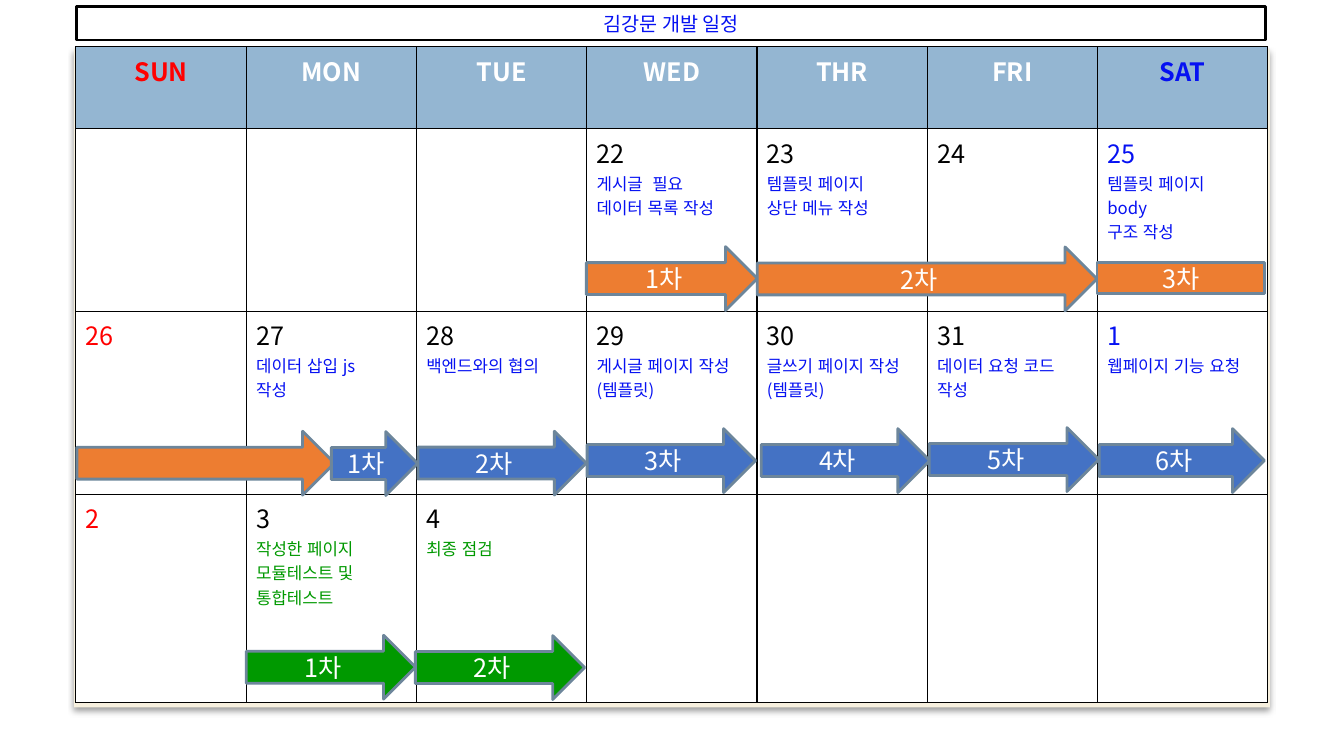
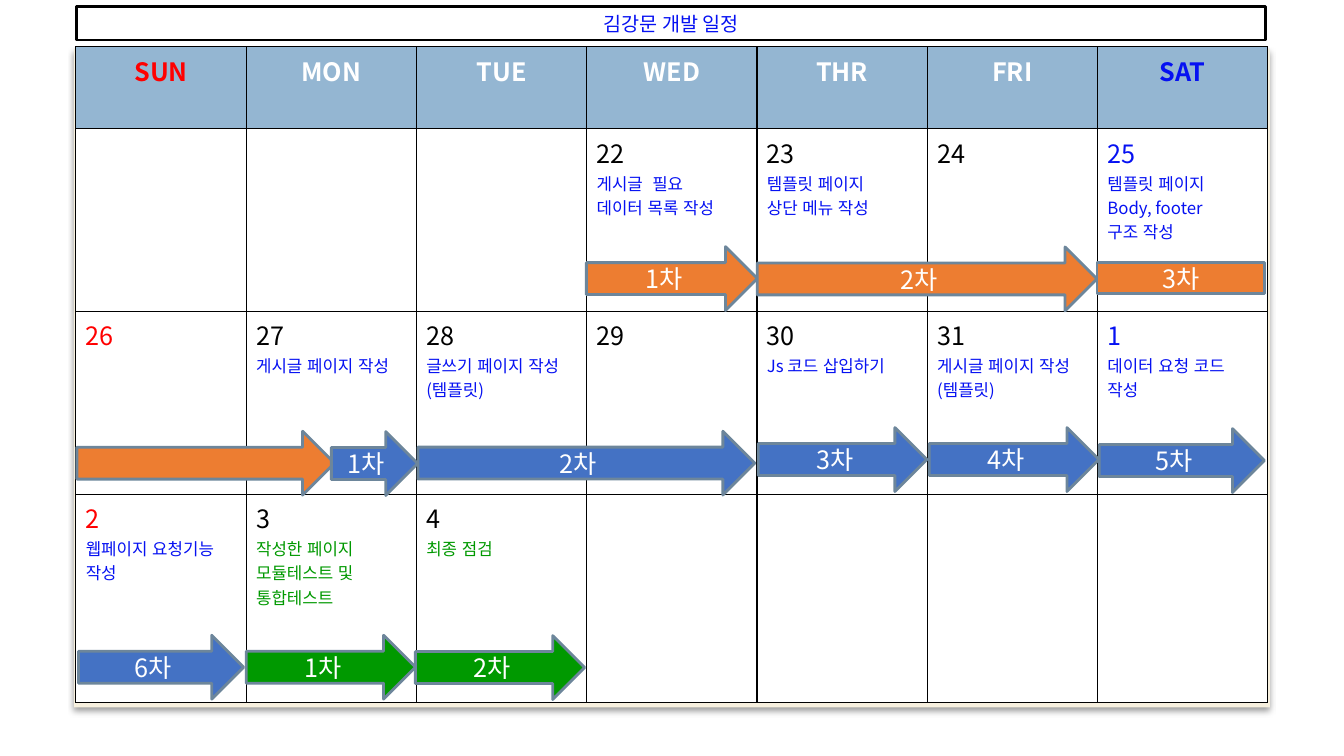
Before and after one commit to web5-kimgangmoon/teamproject_cloneCoding-Kim-Lee-Son-, a slide deck: slide 21 of 스케줄표.pptx. Drawn at 1344x756 pixels with LibreOffice and Linux fonts; fonts in the diff are those of the drawing; background and template pictures are left out. Boxes give left, top, right and bottom in pixels: in the first picture for what was removed or moved away, otherwise in the second. Text is boxed around its words. In the diff, an @@ line names an element or a change of style, - is before the commit and + after.

```diff
--- a/스케줄표.pptx
+++ b/스케줄표.pptx
@@ table at [76,46,1268,702] @@
-row 2, column 7: 25 / 템플릿 페이지 / body / 구조 작성
+row 2, column 7: 25 / 템플릿 페이지 / Body, footer / 구조 작성
-row 3: 26 | 27 / 데이터 삽입 js / 작성 | 28 / 백엔드와의 협의 | 29 / 게시글 페이지 작성 / (템플릿) | 30 / 글쓰기 페이지 작성 / (템플릿) | 31 / 데이터 요청 코드 / 작성 | 1 / 웹페이지 기능 요청
+row 3: 26 | 27 / 게시글 페이지 작성 | 28 / 글쓰기 페이지 작성 / (템플릿) | 29 | 30 / Js 코드 삽입하기 | 31 / 게시글 페이지 작성 / (템플릿) | 1 / 데이터 요청 코드 작성
-row 4, column 1: 2
+row 4, column 1: 2 / 웹페이지 요청기능 작성
@@ right arrow "2차": place and size @@
-right arrow "2차" at [418,432,587,495]
+right arrow "2차" at [418,432,755,495]
@@ right arrow "3차": place and size @@
-right arrow "3차" at [587,429,755,492]
+right arrow "3차" at [758,427,927,491]
@@ right arrow "4차": place and size @@
-right arrow "4차" at [761,429,930,492]
+right arrow "4차" at [930,427,1099,491]
@@ right arrow "5차": place and size @@
-right arrow "5차" at [930,427,1099,491]
+right arrow "5차" at [1099,429,1264,492]
@@ right arrow "6차": place and size @@
-right arrow "6차" at [1099,429,1264,492]
+right arrow "6차" at [79,635,244,699]
```
Also in this commit, not shown: 5 other slides changed.
